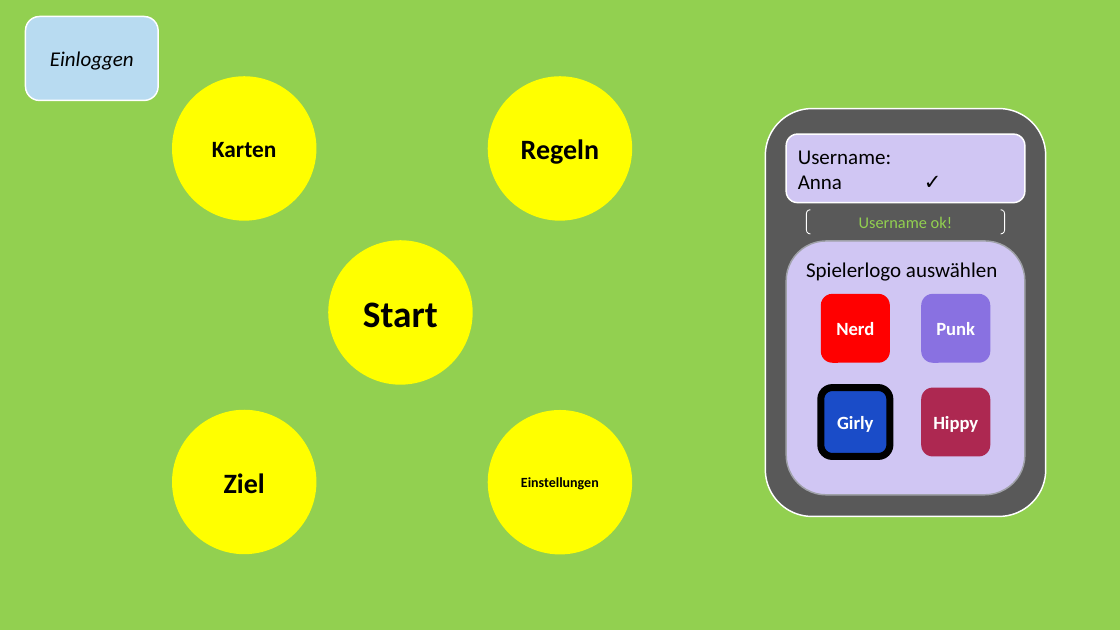
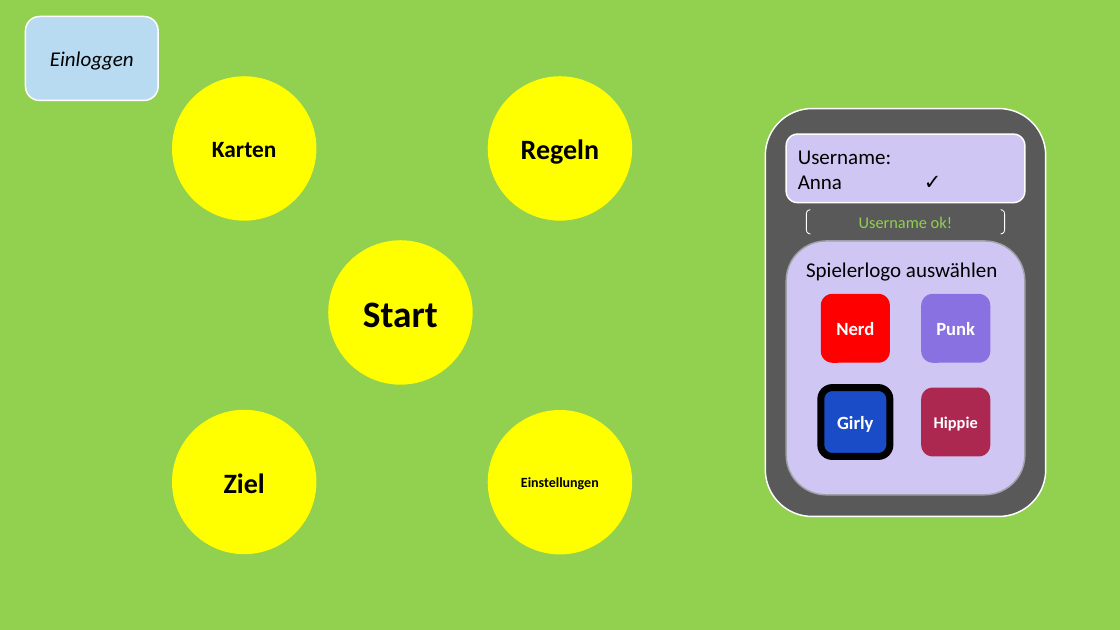
Before and after one commit to jnussbaum/TheBachelorsChaseGame, a slide deck: slide 13 of documents/Meilensteine/Meilenstein I/Meilenstein_1_Präsentation.pptx. Drawn at 1120x630 pixels with LibreOffice and Linux fonts; fonts in the diff are those of the drawing; background and template pictures are left out. Boxes give left, top, right and bottom in pixels: in the first picture for what was removed or moved away, otherwise in the second. Text is boxed around its words. In the diff, an @@ line names an element or a change of style, - is before the commit and + after.

```diff
--- a/documents/Meilensteine/Meilenstein I/Meilenstein_1_Präsentation.pptx
+++ b/documents/Meilensteine/Meilenstein I/Meilenstein_1_Präsentation.pptx
@@ text in rounded rectangle at [934,416,978,431]: text changed; size 16 to 14 pt @@
-Hippy
+Hippie
```
Also in this commit, not shown: 5 other slides changed, 3 other files.
